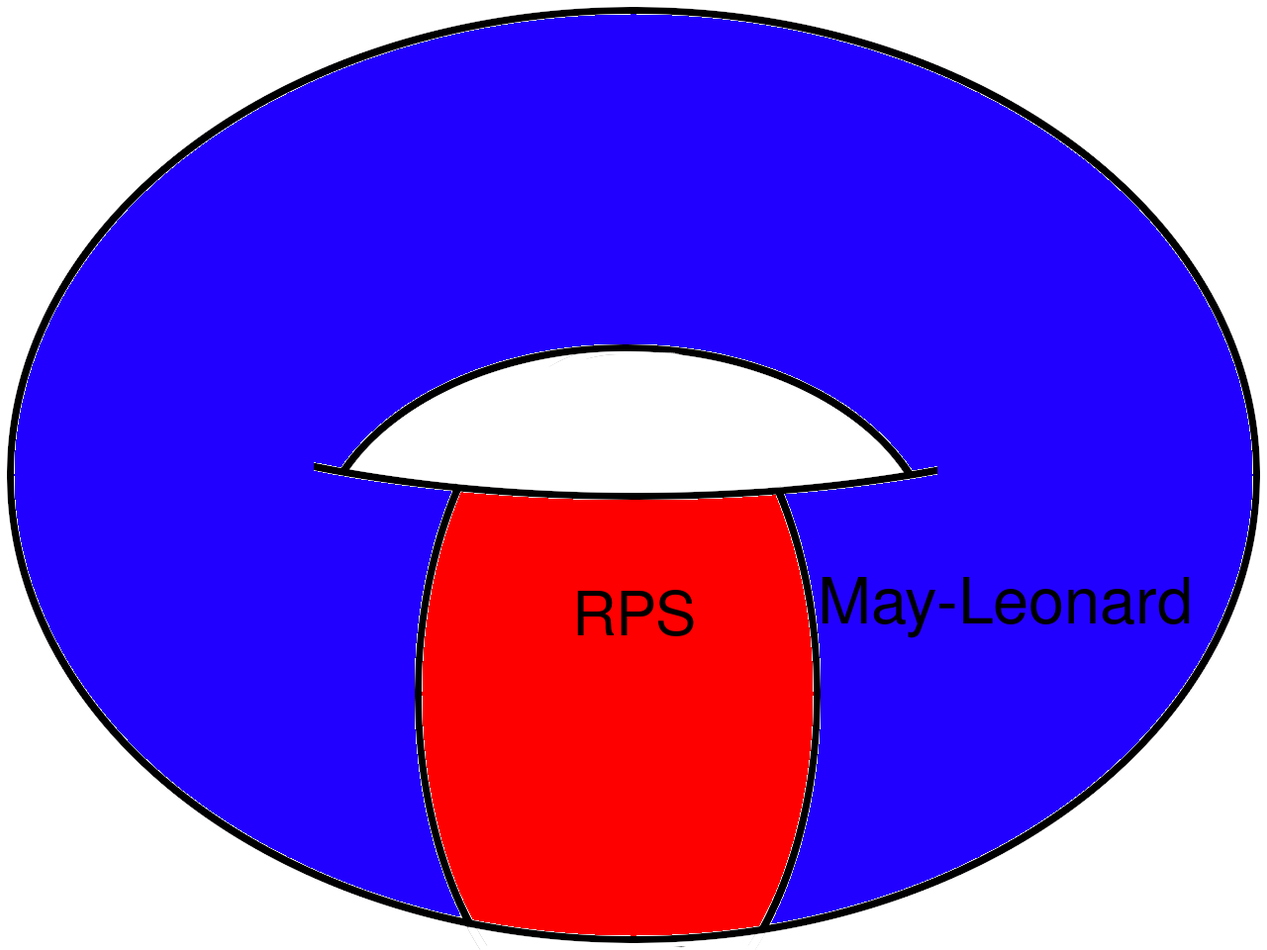
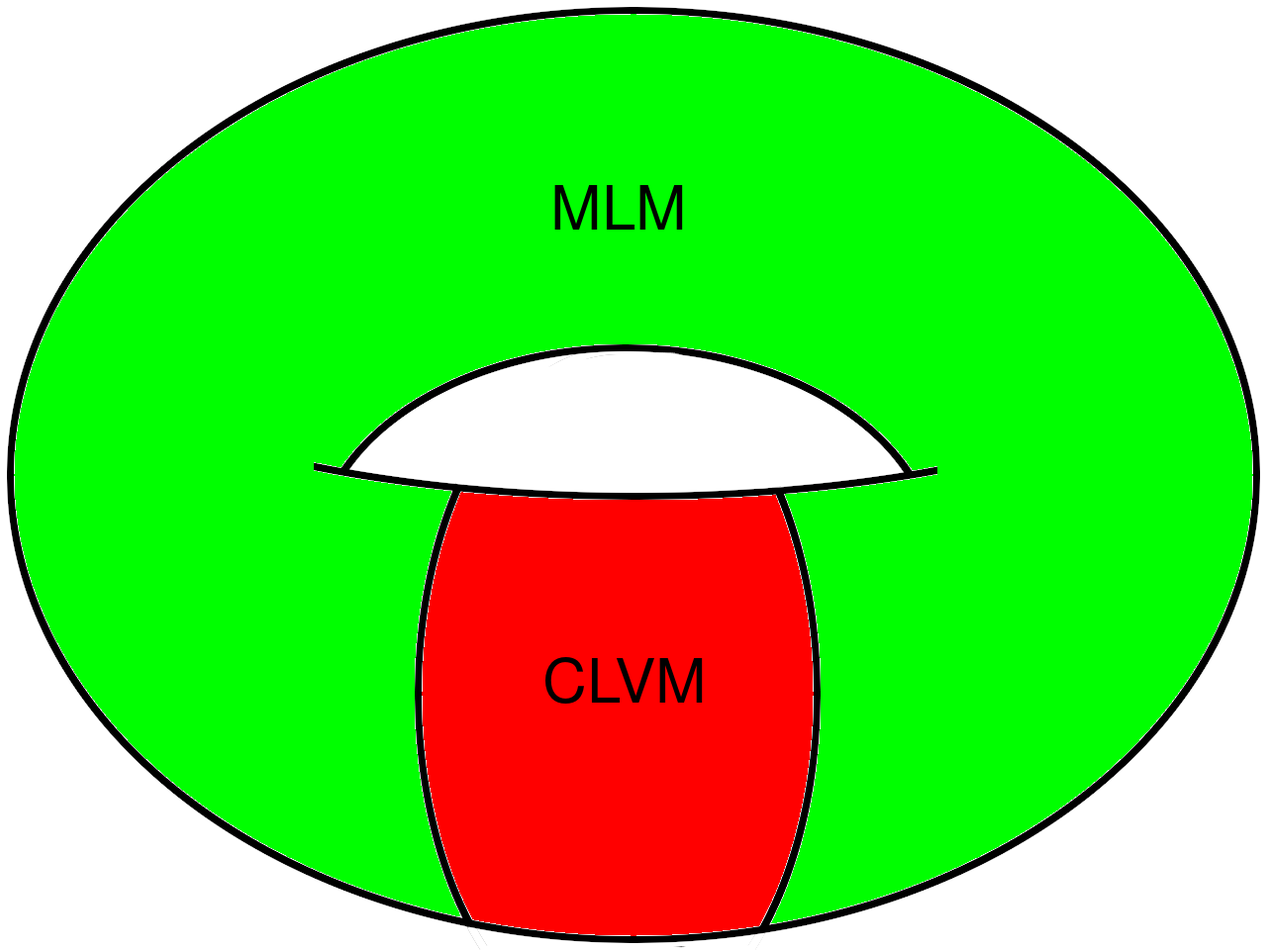
Layered file, before and after one edit (1267 x 950). Changes by layer:
removed layer "RPS" over [576, 589, 694, 637]
removed layer "May-Leonard" over [821, 576, 1190, 639]
renamed "BG" to "CLVM", painted on it over [13, 13, 1253, 924]
added layer "MLM ..." above "Model_Illustration.png" over [554, 185, 683, 230]
renamed "Background" to "Model_Illustration.png", painted on it over [13, 13, 1253, 924]
